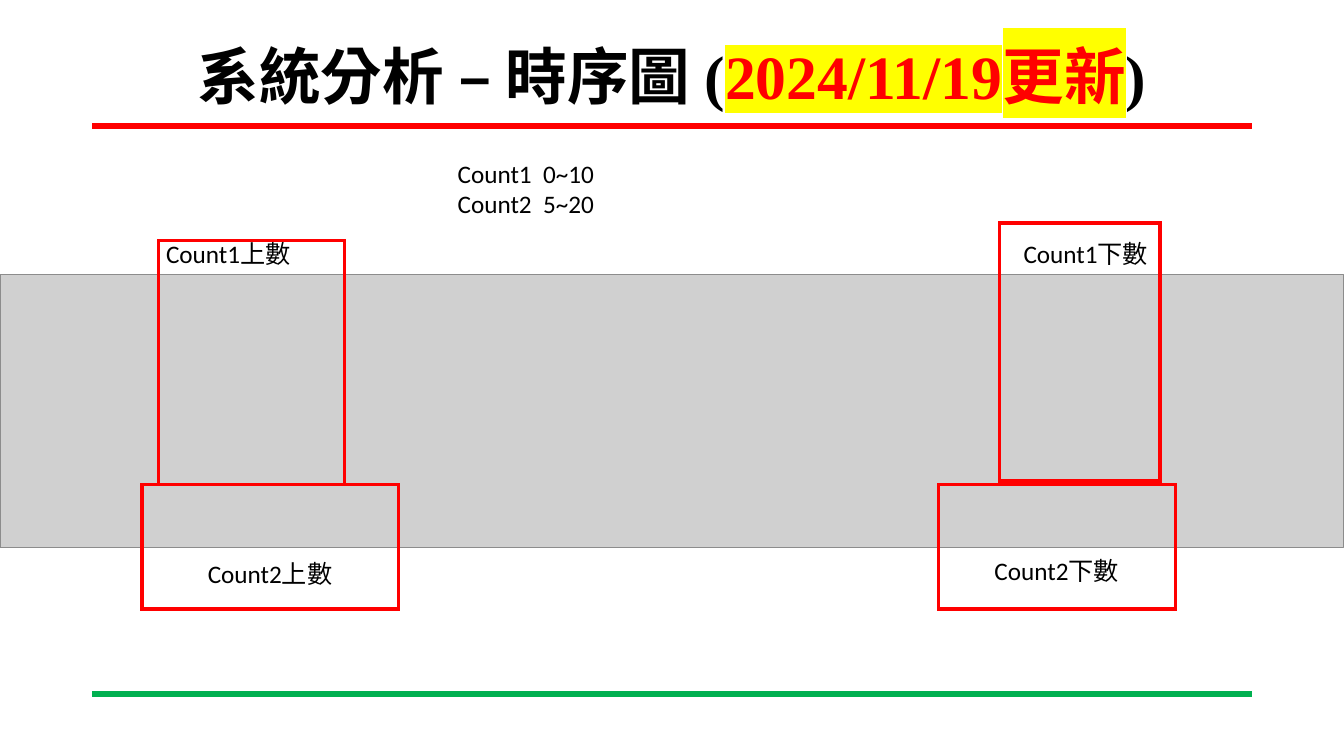
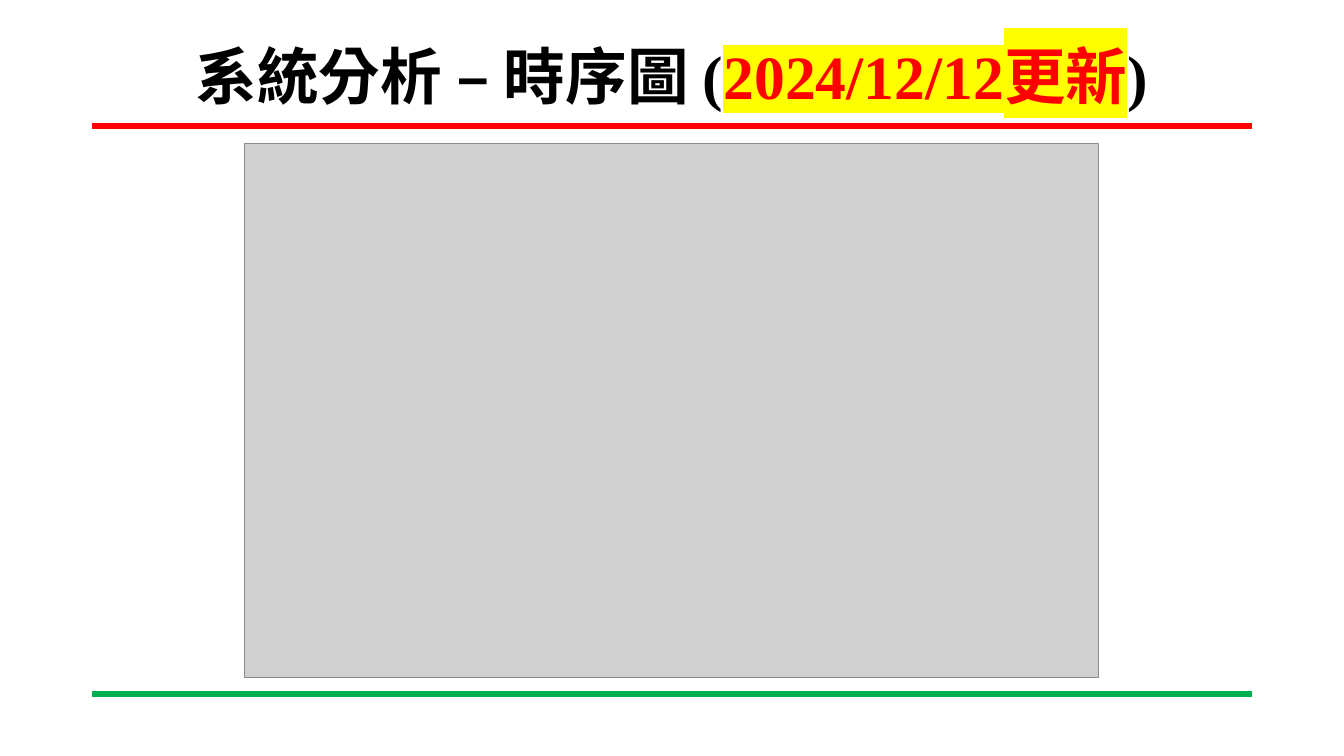
Before and after one commit to wsy0331/SOC-Lab, a slide deck: slide 8 of 專案進度報告_吳紹郁_20241213.pptx (slide 10 before the commit). Drawn at 1344x756 pixels with LibreOffice and Linux fonts; fonts in the diff are those of the drawing; grey boxes stand for pictures; background and template pictures are left out. Boxes give left, top, right and bottom in pixels: in the first picture for what was removed or moved away, otherwise in the second. Text is boxed around its words. In the diff, an @@ line names an element or a change of style, - is before the commit and + after.

```diff
--- a/專案進度報告_吳紹郁_20241213.pptx
+++ b/專案進度報告_吳紹郁_20241213.pptx
@@ title at (x1=196, y1=46, x2=1148, y2=111): text changed @@
-系統分析 – 時序圖 (2024/11/19更新)
+系統分析 – 時序圖 (2024/12/12更新)
@@ picture added at (x1=245, y1=144, x2=1099, y2=679) @@
@@ text removed at (x1=458, y1=166, x2=594, y2=213) @@
-Count1 0~10
-Count2 5~20
@@ rectangle removed at (x1=1000, y1=223, x2=1160, y2=481) @@
@@ rectangle removed at (x1=159, y1=240, x2=345, y2=485) @@
@@ text removed at (x1=166, y1=243, x2=291, y2=265) @@
-Count1上數
@@ text removed at (x1=1024, y1=243, x2=1149, y2=265) @@
-Count1下數
@@ picture removed at (x1=0, y1=274, x2=1344, y2=547) @@
@@ rectangle removed at (x1=142, y1=485, x2=398, y2=609) @@
@@ rectangle removed at (x1=939, y1=485, x2=1176, y2=609) @@
@@ text removed at (x1=208, y1=563, x2=333, y2=585) @@
-Count2上數
@@ text removed at (x1=994, y1=560, x2=1119, y2=582) @@
-Count2下數
```
Also in this commit, not shown: 11 other slides changed, 2 slides added, 7 slides removed.
